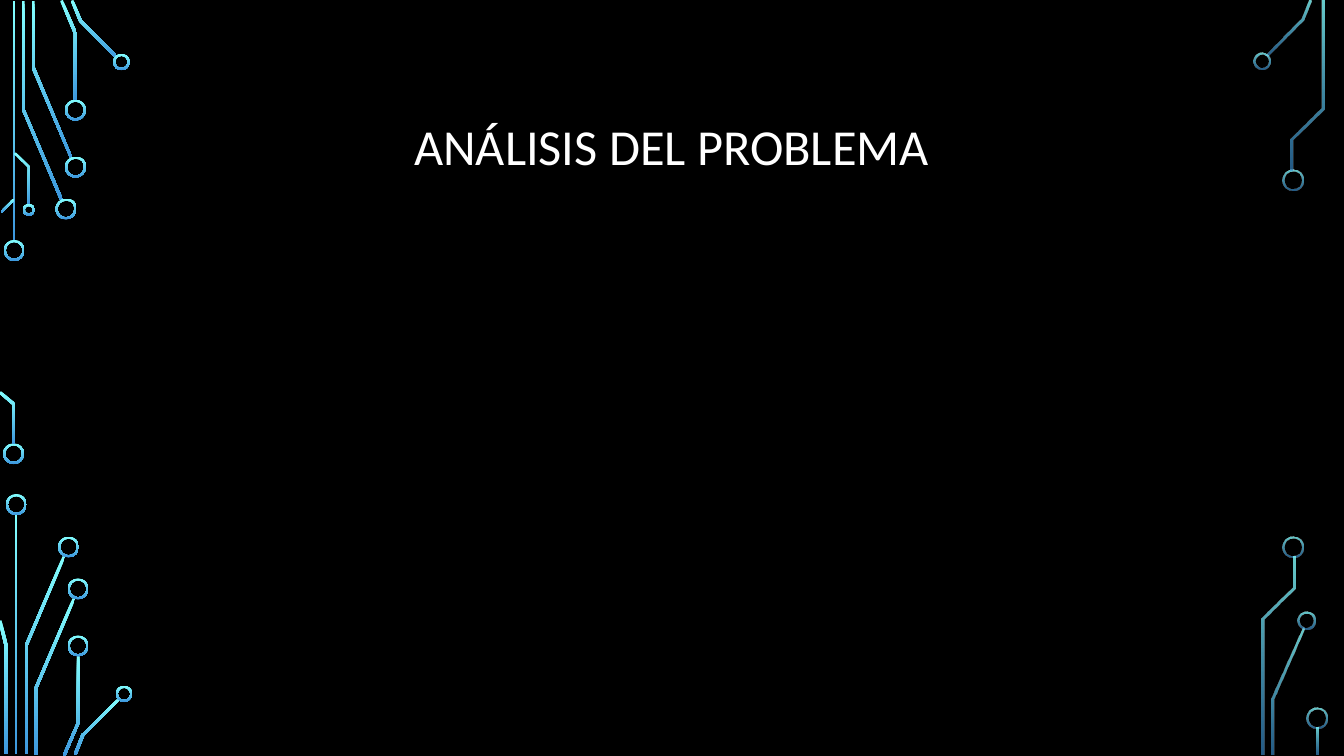
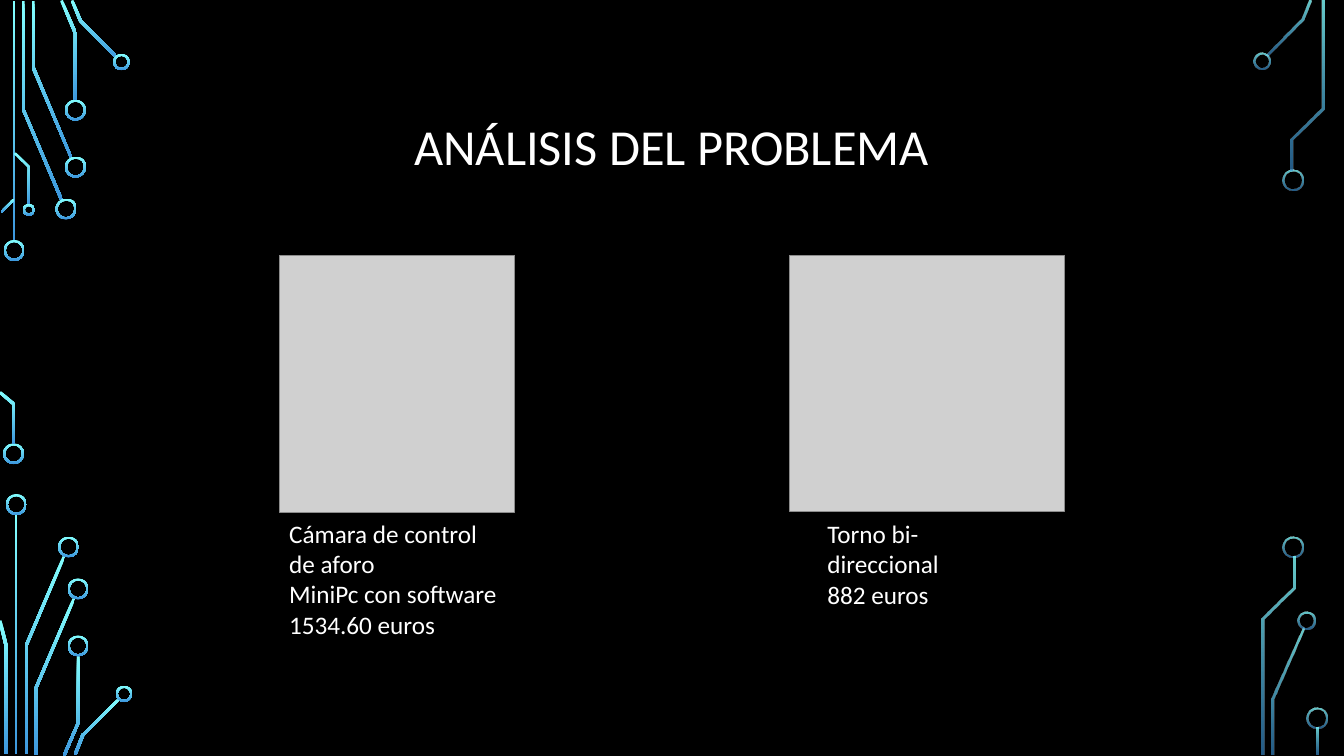
Before and after one commit to ByVerduXx/ControlAforo, a slide deck: slide 4 of Control de aforo.pptx. Drawn at 1344x756 pixels with LibreOffice and Linux fonts; fonts in the diff are those of the drawing; grey boxes stand for pictures; background and template pictures are left out. Boxes give left, top, right and bottom in pixels: in the first picture for what was removed or moved away, otherwise in the second. Text is boxed around its words. In the diff, an @@ line names an element or a change of style, - is before the commit and + after.

```diff
--- a/Control de aforo.pptx
+++ b/Control de aforo.pptx
@@ picture added at [279,255,515,512] @@
@@ picture added at [789,255,1065,511] @@
@@ text added at [289,525,496,635], 18 pt, text #373737 @@
+Cámara de control de aforo
+MiniPc con software
+1534.60 euros
@@ text added at [827,525,938,605], 18 pt, text #373737 @@
+Torno bi-direccional
+882 euros
```
Also in this commit, not shown: 9 other slides changed, 3 slides added, 1 slide removed, 1 other file.
